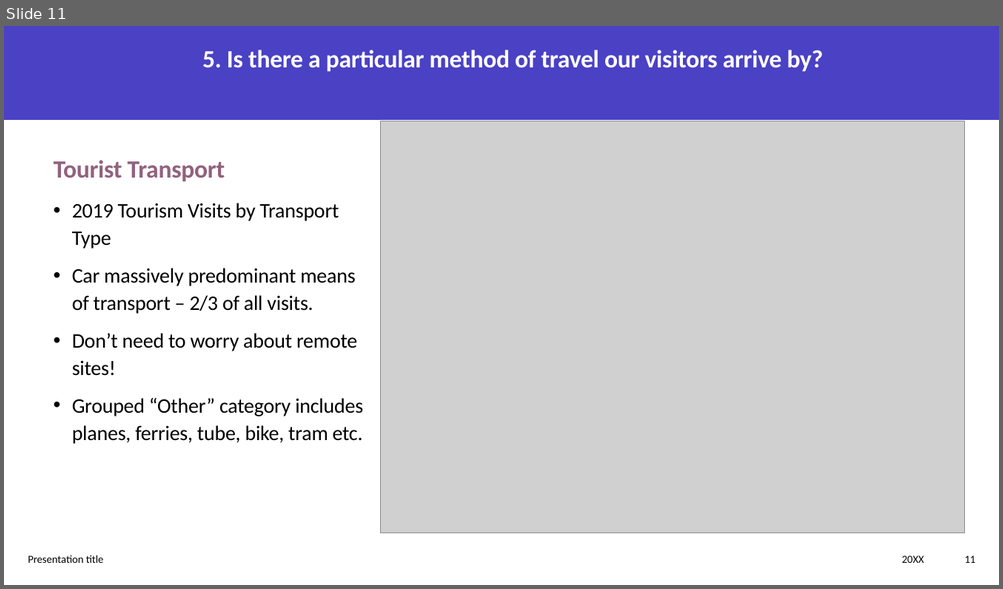
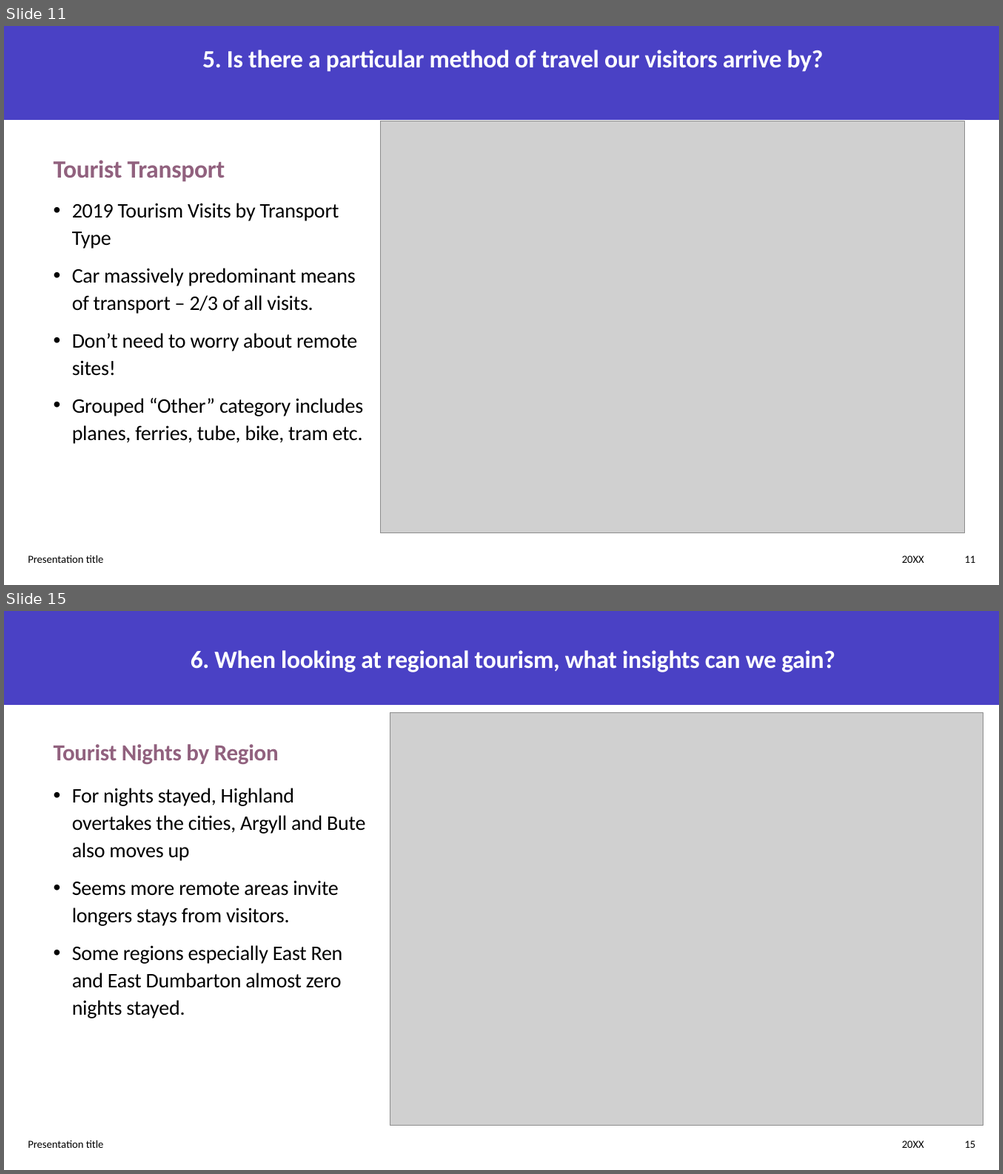
Before and after one commit to neilplenderleith/final_project_visit_scotland, a slide deck: Presentation/final_project_presentation.pptx. Shown one above the other, each under a label of ours: slide 11 before the commit, slides 11 and 15 after it; the slides between them are not shown. The pictures are 1003x589 and 1003x1174 pixels, drawn with LibreOffice and Linux fonts; fonts in the diff are those of the drawing; grey boxes stand for pictures. Boxes give left, top, right and bottom in pixels: in the first picture for what was removed or moved away, otherwise in the second. Text is boxed around its words. In the diff, an @@ line names an element or a change of style, - is before the commit and + after.

```diff
--- a/Presentation/final_project_presentation.pptx
+++ b/Presentation/final_project_presentation.pptx
@@ slide 15 added at [4,611,999,1170], background #FFFFFF; not listed: 1 template element that a slide beside it also shows @@
@@ title added at [190,650,835,672], 24 pt, text #FFFFFF, bold @@
+6. When looking at regional tourism, what insights can we gain?
@@ picture added at [390,712,983,1126] @@
@@ text added at [54,744,279,764], 22.2 pt, text #92617E, bold @@
+Tourist Nights by Region
@@ text added at [72,788,365,1019], 20 pt, text #000000 @@
+• For nights stayed, Highland overtakes the cities, Argyll and Bute also moves up
+• Seems more remote areas invite longers stays from visitors.
+• Some regions especially East Ren and East Dumbarton almost zero nights stayed.
@@ text added at [28,1140,104,1148], 10.5 pt, text #000000 @@
+Presentation title
@@ text added at [902,1141,924,1148], 10.5 pt, text #000000 @@
+20XX
@@ page number added at [965,1141,976,1148], 10.5 pt, text #000000 @@
+15
```
Also in this commit, not shown: 3 slides changed, 1 other slide added, 2 other files.
